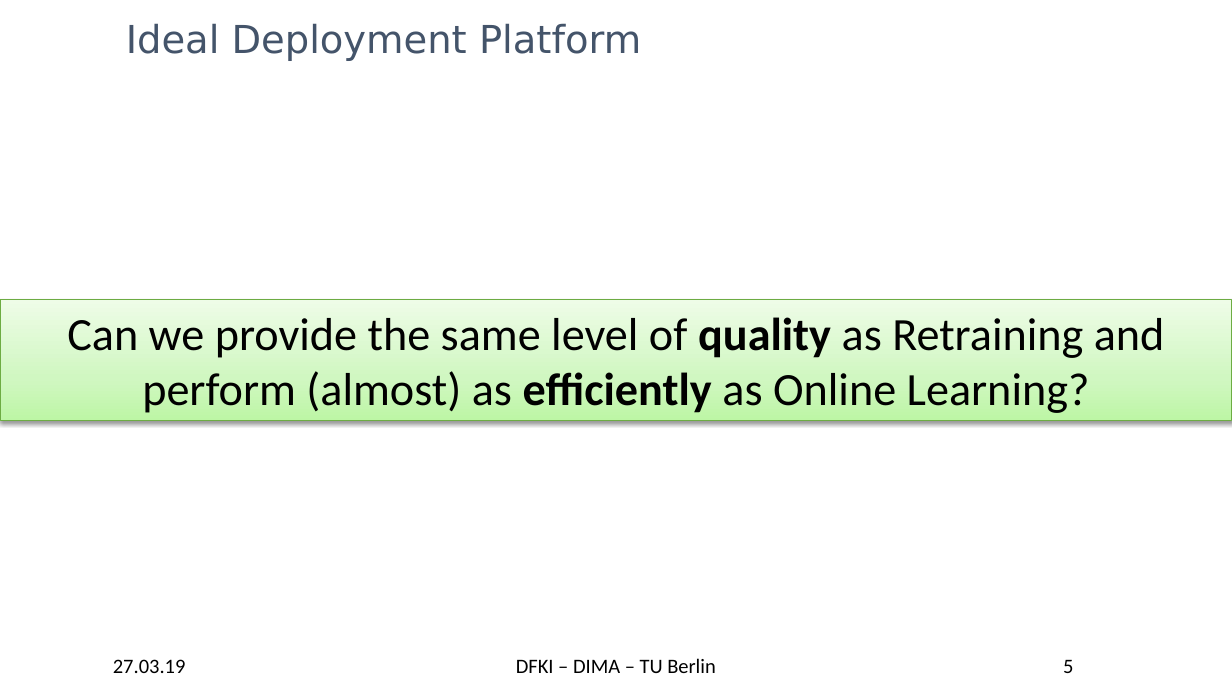
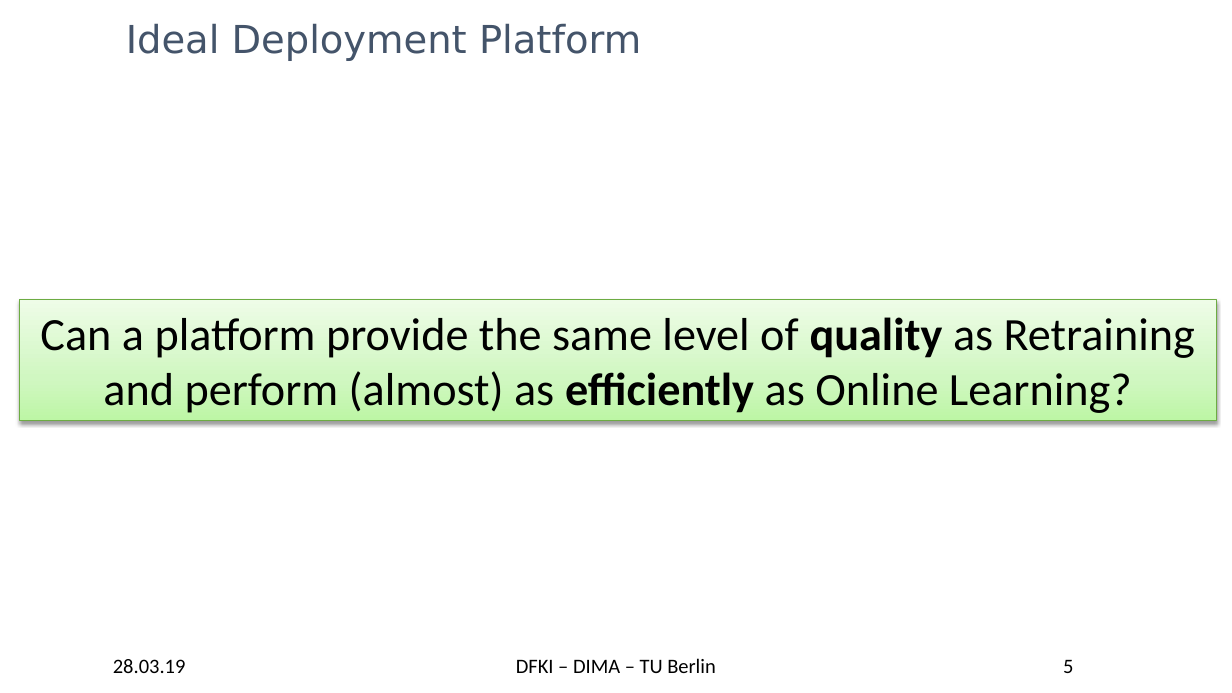
Before and after one commit to TU-Berlin-DIMA/continuous-pipeline-deployment, a slide deck: slide 5 of slides/edbt-2019/edbt-2019.pptx. Drawn at 1232x693 pixels with LibreOffice and Linux fonts; fonts in the diff are those of the drawing; background and template pictures are left out. Boxes give left, top, right and bottom in pixels: in the first picture for what was removed or moved away, otherwise in the second. Text is boxed around its words. In the diff, an @@ line names an element or a change of style, - is before the commit and + after.

```diff
--- a/slides/edbt-2019/edbt-2019.pptx
+++ b/slides/edbt-2019/edbt-2019.pptx
@@ rectangle "Can a platform provide the ..." resized from (x1=0, y1=299, x2=1232, y2=421) to (x1=19, y1=299, x2=1216, y2=421) @@
@@ text in rectangle at (x1=40, y1=317, x2=1195, y2=413): text changed @@
-Can we provide the same level of quality as Retraining and perform (almost) as efficiently as Online Learning?
+Can a platform provide the same level of quality as Retraining and perform (almost) as efficiently as Online Learning?
@@ text at (x1=113, y1=659, x2=186, y2=673): text changed @@
-27.03.19
+28.03.19
```
Also in this commit, not shown: 32 other slides changed.
